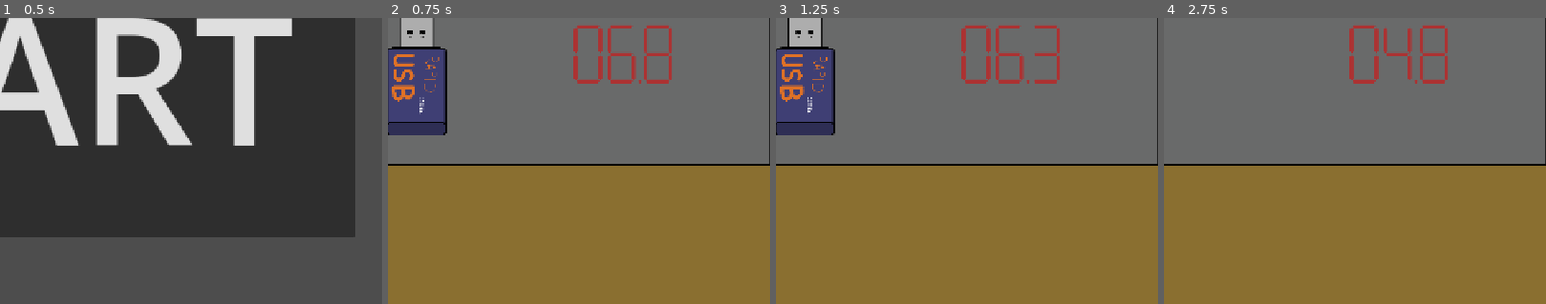
Above: before the commit, frames 1-4 (left to right).
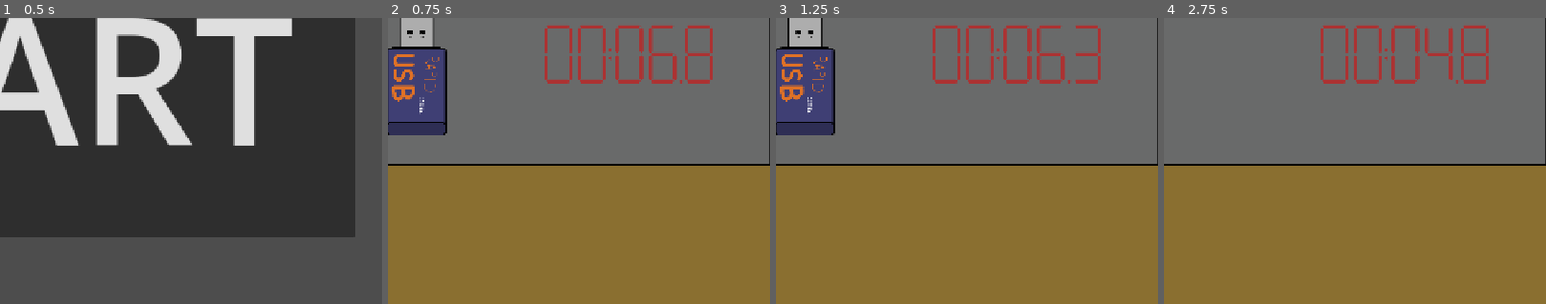
Above: after the commit, the same moments.

Repository: tom-frantz/gmtk-2026
Game: Godot game, scene res://scenes/main_menu.tscn
The game is run twice, just before and just after one commit, with the same random seed, the same clock (stepped at 60 frames per second) and the same inputs. Sound files missing from this copy of the repository are replaced by a short silence.
Inputs (mouse positions are % of the whole screen's width and height, from its top left):
- Up to frame 1 (0.5 s): no input
- Up to frame 2 (0.75 s): click "START" at 0.5 s
- Up to frame 3 (1.25 s): no input
- Up to frame 4 (2.75 s): move the mouse to (72, 45) at 1.27 s; click (72, 45) at 1.35 s; tap Enter at 2 s; move the mouse to (30, 55) at 2.02 s; click (30, 55) at 2.1 s
The pictures show only the part of the screen within x 46-96%, y 38-88%; the shares and areas given below are measured in that part.

Frame 1 is identical in both runs. In frame 2, 3.0% of the frame differs, in the area x 41-85%, y 2-23%; in frame 3, 2.7%; in frame 4, 3.1%.

Commit message:
Hide vars that don't need to be exported anymore

Diff:
--- a/scenes/common/timer/timer.gd
+++ b/scenes/common/timer/timer.gd
@@ -4,21 +4,21 @@
 class_name DigitalTimer2D
 
 const DIGIT_WIDTH = 50
+const MIN_UNIT_IN_SECONDS = 10
 
 signal timeout
 
-@export var timer: Timer
 @export var show_minutes: bool = true:
     set(value):
         show_minutes = value
         if Engine.is_editor_hint():
             update_minute_visibility()
 
-@export var min_unit_in_seconds: int = 10
-
+var timer: Timer
 var digits: Array[TimerDigit2D]
 
 func _ready() -> void:
+    timer = %Timer
     digits = [
         %minute_tens,
         %minute_digits,
@@ -26,10 +26,11 @@
         %second_digits,
         %deciseconds
     ]
+    update_minute_visibility()
 
 # Called every frame. 'delta' is the elapsed time since the previous frame.
 func _process(_delta: float) -> void:
-    var time_left: int = int(timer.time_left * min_unit_in_seconds)
+    var time_left: int = int(timer.time_left * MIN_UNIT_IN_SECONDS)
     for d in digits:
         time_left = d.update_time(time_left)
 
--- a/scenes/common/timer/timer.tscn
+++ b/scenes/common/timer/timer.tscn
@@ -5,10 +5,8 @@
 [ext_resource type="PackedScene" uid="uid://b0bh54yy5l5pj" path="res://scenes/common/timer/timer_digit.tscn" id="5_0qftu"]
 [ext_resource type="Texture2D" uid="uid://qf0ygdda5aoc" path="res://assets/timer/doubt_dot.png" id="5_43sp2"]
 
-[node name="DigitalTimer2D" type="Node2D" unique_id=1923668992 node_paths=PackedStringArray("timer")]
+[node name="DigitalTimer2D" type="Node2D" unique_id=1923668992]
 script = ExtResource("1_5temr")
-timer = NodePath("Timer")
-show_minutes = false
 
 [node name="Timer" type="Timer" parent="." unique_id=1572085082]
 unique_name_in_owner = true
@@ -17,26 +15,22 @@
 
 [node name="visuals" type="Node2D" parent="." unique_id=105458210]
 unique_name_in_owner = true
-position = Vector2(-69, 0)
 
 [node name="minutes" type="Node2D" parent="visuals" unique_id=569355507]
 position = Vector2(-92, 0)
 
 [node name="minute_tens" parent="visuals/minutes" unique_id=232087592 instance=ExtResource("5_0qftu")]
 unique_name_in_owner = true
-visible = false
 position = Vector2(-28, 0)
 divisor = 6000
 
 [node name="minute_digits" parent="visuals/minutes" unique_id=1633300735 instance=ExtResource("5_0qftu")]
 unique_name_in_owner = true
-visible = false
 position = Vector2(28, 0)
 divisor = 600
 
 [node name="double_dots" type="Sprite2D" parent="visuals" unique_id=987181446]
 unique_name_in_owner = true
-visible = false
 position = Vector2(-32, 0)
 texture = ExtResource("5_43sp2")
 
--- a/scenes/minigames/finger_hammer/hanging_finger.tscn
+++ b/scenes/minigames/finger_hammer/hanging_finger.tscn
@@ -177,6 +177,7 @@
 visible = false
 position = Vector2(0, -147)
 scale = Vector2(0.4, 0.4)
+show_minutes = false
 
 [node name="FingerAnimations" type="AnimationPlayer" parent="." unique_id=409710190]
 unique_name_in_owner = true
